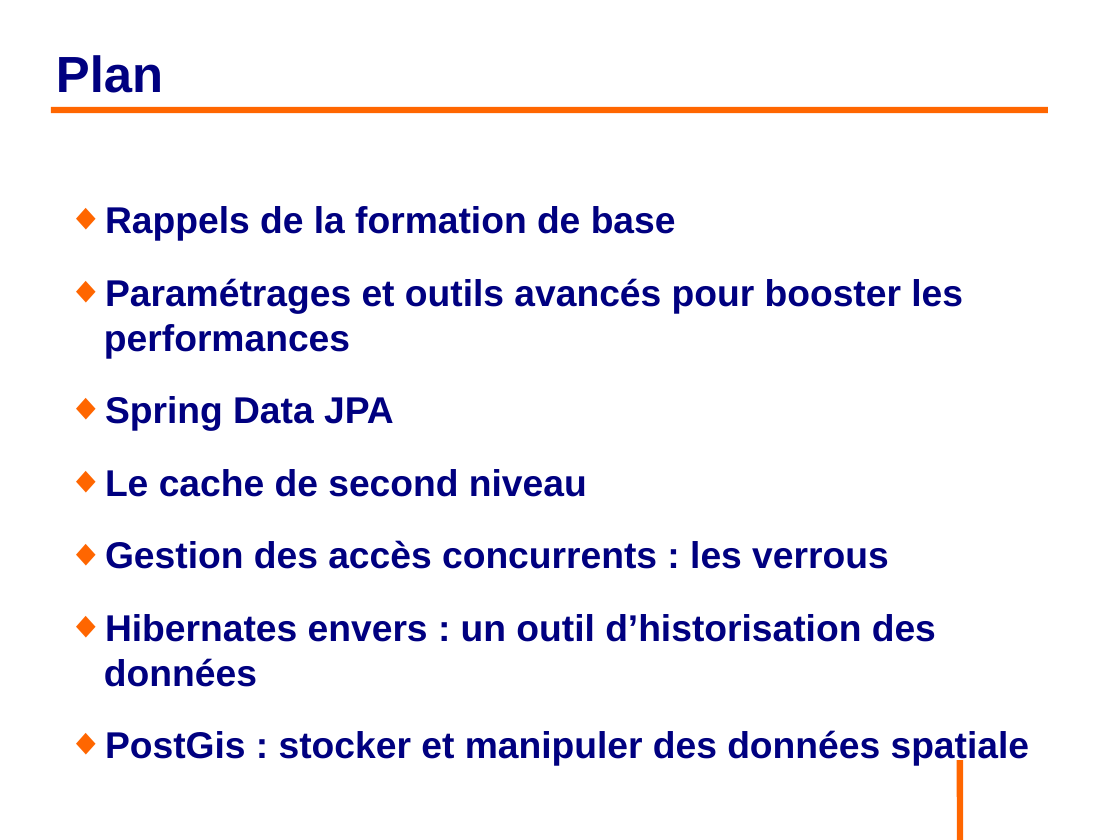
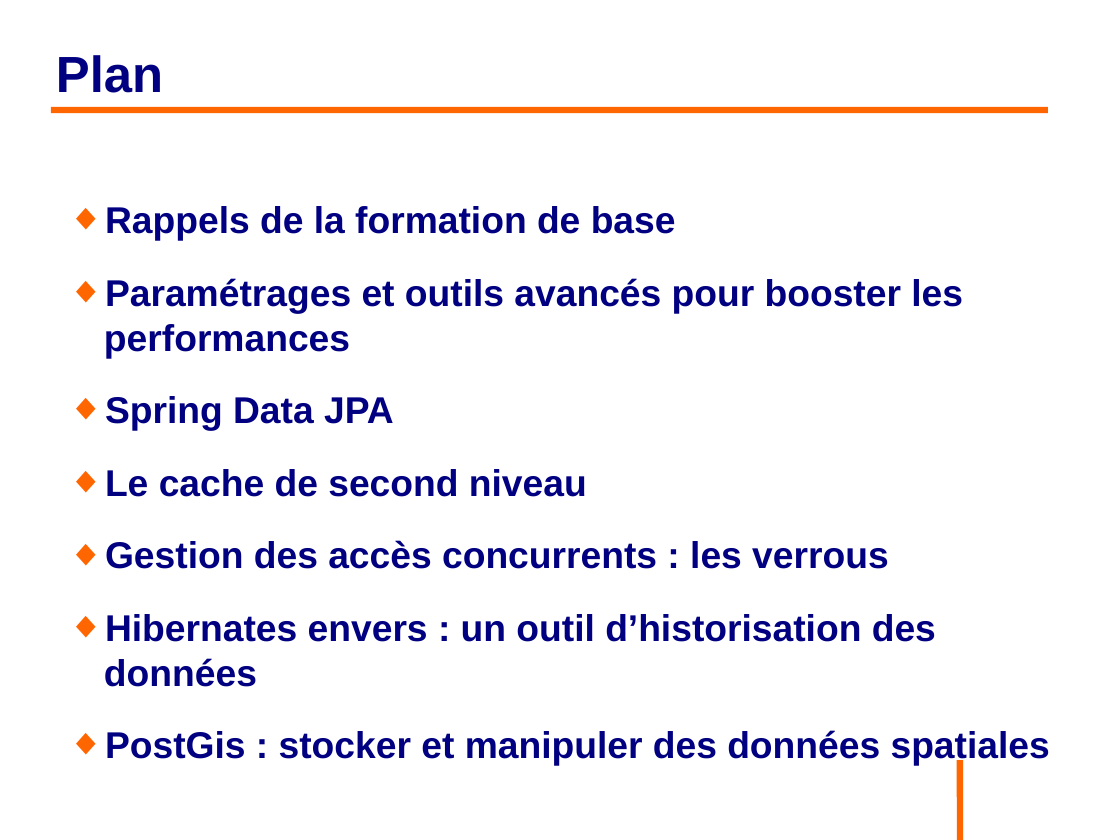
Before and after one commit to philphils/formation-hibernate-avancee, a slide deck: slide 2 of Documentation/diapo_formation_hibernate_avancee.odp. Drawn at 1120x840 pixels with LibreOffice and Linux fonts; fonts in the diff are those of the drawing; background and template pictures are left out. Boxes give left, top, right and bottom in pixels: in the first picture for what was removed or moved away, otherwise in the second. Text is boxed around its words. In the diff, an @@ line names an element or a change of style, - is before the commit and + after.

```diff
--- a/Documentation/diapo_formation_hibernate_avancee.odp
+++ b/Documentation/diapo_formation_hibernate_avancee.odp
@@ text at (105, 730, 1050, 766): text changed @@
-◆ PostGis : stocker et manipuler des données spatiale
+◆ PostGis : stocker et manipuler des données spatiales
```
Also in this commit, not shown: 6 other slides changed.
